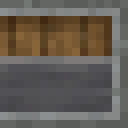
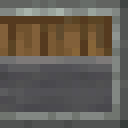
The second 128x128 image is a revision of the first. Changes to its layers:
added layer "Calque copié #2" above "Calque copié #1" over left=0, top=56, right=112, bottom=112
added layer "Calque copié #1" above "Calque copié" over left=0, top=0, right=128, bottom=128
hid "Calque copié" over left=0, top=56, right=112, bottom=112
hid "monitor_normal_35.png" over left=0, top=0, right=128, bottom=128
